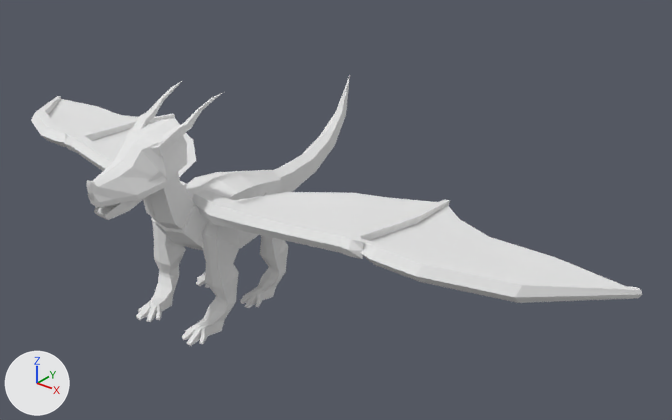
What one commit did to the Blender file dev/Creatures/Dragons/Ignibus/Old/ignibus.blend.
Both versions are drawn from a camera (50 mm lens) standing at (22.8, -21.4, 18.7) and looking at (3.1, 3.2, 3.4). Lighting does not change. The marker at lower left points along +X, +Y and +Z.

In view in the first picture: 'Body', 'Head', 'LegLeftBack', 'LegLeftFront', 'LegRightBack', 'LegRightFront', 'Mouth', 'Neck', 'Tail01', 'Tail02', 'WingLeft01', 'WingLeft02', 'WingRight01', 'WingRight02'.
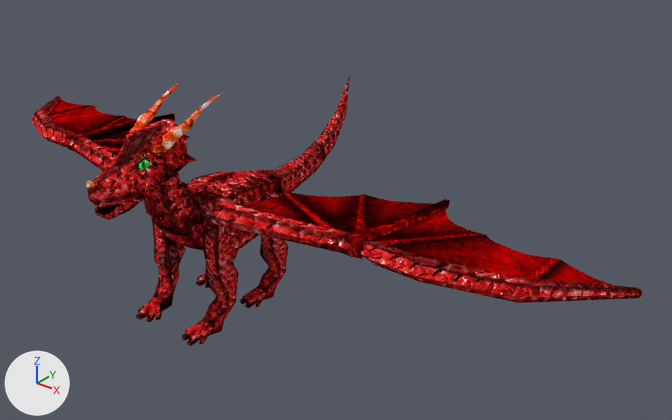
Pixel boxes (x1, y1, x2, y2) of what changed, in the pictures (672 x 420 px):
'WingLeft02', surface changed (white to red)
    both: (360, 205, 642, 303)
'WingLeft01', surface changed (white to red)
    both: (192, 190, 450, 259)
'Head', surface changed (white to red)
    both: (86, 81, 222, 207)
'Body', surface changed (grey to red)
    both: (151, 170, 283, 250)
'LegLeftFront', surface changed (grey to red)
    both: (182, 221, 240, 346)
'WingRight02', surface changed (white to red)
    both: (31, 96, 139, 147)
'WingRight01', surface changed (white to red)
    both: (64, 114, 196, 189)
'LegRightFront', surface changed (white to red)
    both: (136, 221, 186, 322)
'Neck', surface changed (grey to red)
    both: (143, 172, 195, 230)
'LegLeftBack', surface changed (grey to red)
    both: (240, 192, 288, 308)
'Tail01', surface changed (white to red)
    both: (273, 143, 325, 194)
'Tail02', surface changed (white to red)
    both: (310, 75, 350, 158)
'Mouth', surface changed (grey to red)
    both: (94, 171, 165, 220)
'LegRightBack', surface changed
    both: (196, 272, 209, 288)

What changed in the scene script:
```text
Add img_ignibus:
    img_ignibus = load_image('ignibus', 'ignibus.png', 512, 512, 'sRGB')
Change mat_ignibus:
    remove # nodes: BsdfDiffuse, OutputMaterial
    nodes: BsdfDiffuse, BsdfTransparent, MixShader, OutputMaterial, TexImage
    uses the picture img_ignibus
```
